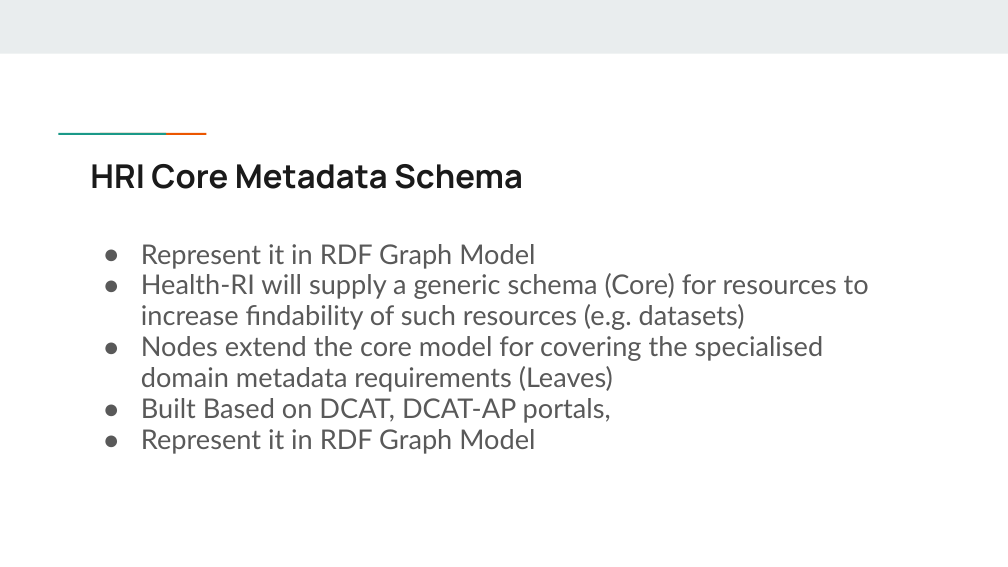
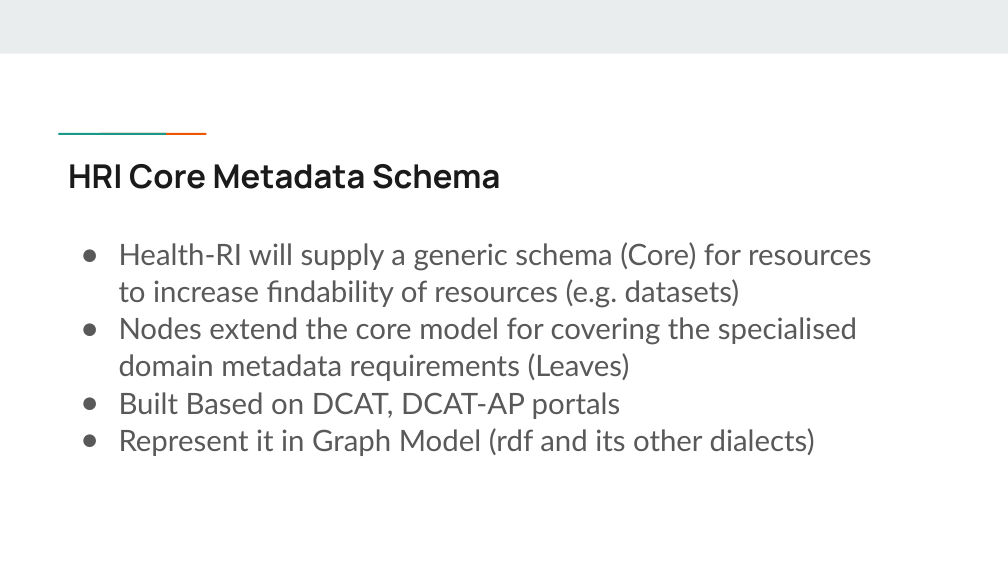
Before and after one commit to Health-RI/health-ri-metadata, a slide deck: slide 6 of Presentations/[DRAFT]HRI_Metadata_Schema_ImagingGroup_KickOff.pptx (slide 5 before the commit). Drawn at 1008x567 pixels with LibreOffice and Linux fonts; fonts in the diff are those of the drawing. Boxes give left, top, right and bottom in pixels: in the first picture for what was removed or moved away, otherwise in the second. Text is boxed around its words. In the diff, an @@ line names an element or a change of style, - is before the commit and + after.

```diff
--- a/Presentations/[DRAFT]HRI_Metadata_Schema_ImagingGroup_KickOff.pptx
+++ b/Presentations/[DRAFT]HRI_Metadata_Schema_ImagingGroup_KickOff.pptx
@@ title "HRI Core Metadata Schema": place and size @@
-title "HRI Core Metadata Schema" at [90, 164, 522, 189]
+title "HRI Core Metadata Schema" at [68, 164, 500, 189]
@@ text "Health-RI will supply a generic ...": place and size @@
-text "Health-RI will supply a generic ..." at [141, 244, 869, 454]
+text "Health-RI will supply a generic ..." at [119, 242, 872, 456]
@@ text at [119, 242, 872, 308]: text changed; size 19.4 to 21 pt @@
-● Represent it in RDF Graph Model
-● Health-RI will supply a generic schema (Core) for resources to increase findability of such resources (e.g. datasets)
+● Health-RI will supply a generic schema (Core) for resources to increase findability of resources (e.g. datasets)
@@ text at [119, 317, 857, 381]: size 19.4 to 21 pt in "Nodes extend the core model for covering ..."; line spacing 0.95 to 1.05 @@
@@ text at [119, 392, 815, 456]: text changed; size 19.4 to 21 pt @@
-● Built Based on DCAT, DCAT-AP portals,
-● Represent it in RDF Graph Model
+● Built Based on DCAT, DCAT-AP portals
+● Represent it in Graph Model (rdf and its other dialects)
```
Also in this commit, not shown: 20 other slides changed, 4 slides added, 4 slides removed, 1 other file.
